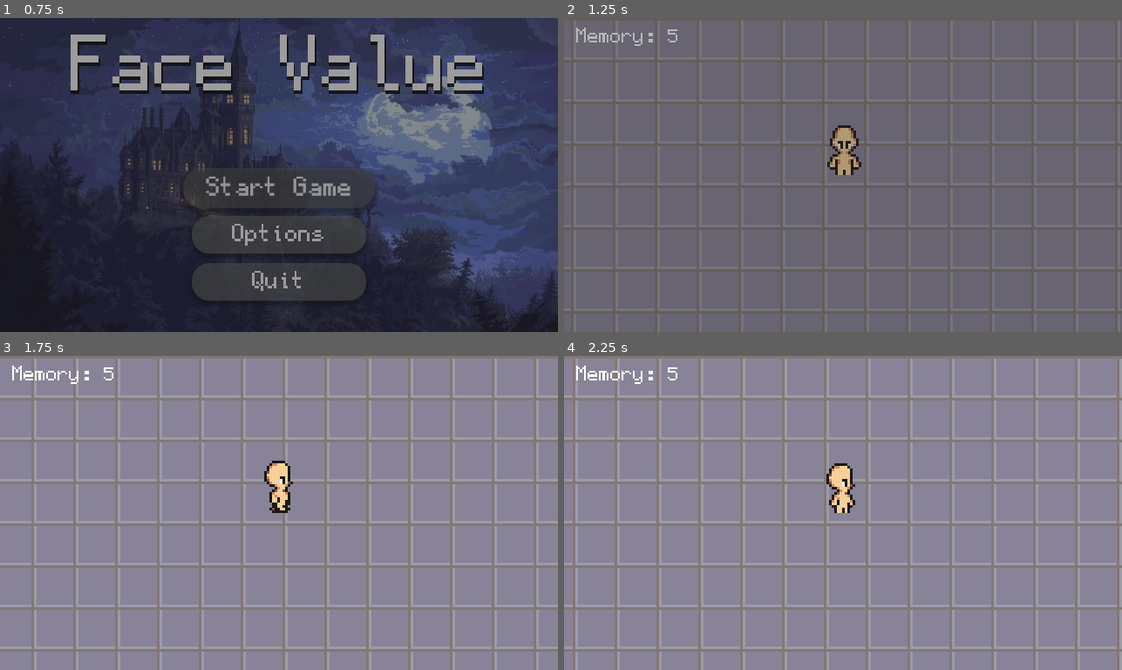
Above: before the commit, frames 1-4 (two rows, left to right).
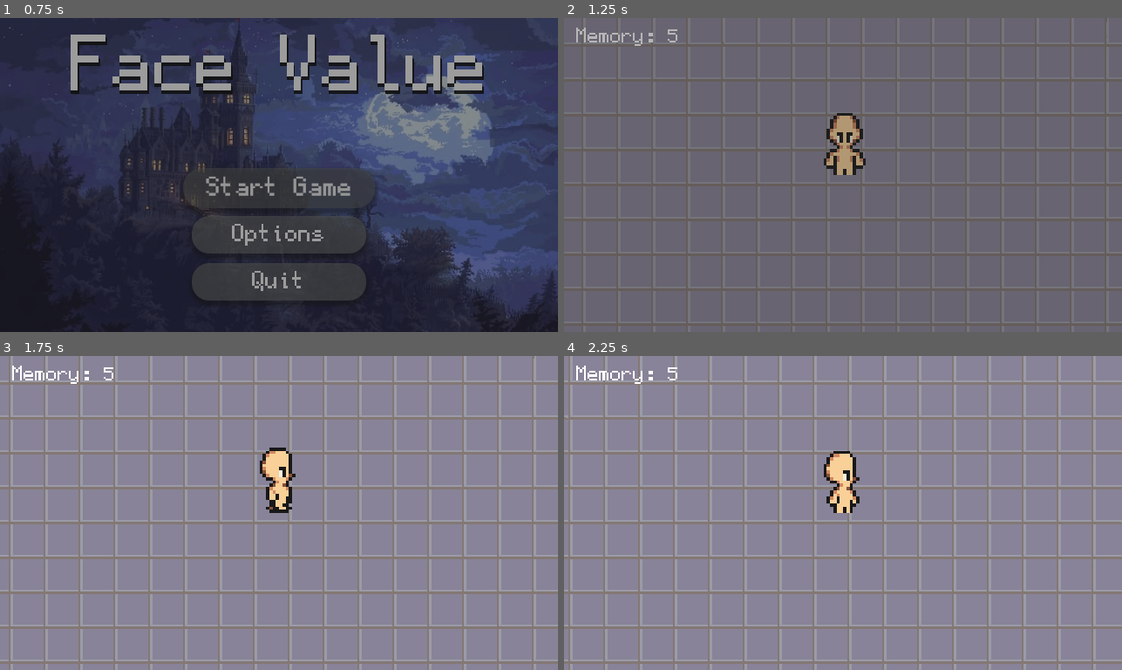
Above: after the commit, the same moments.

Repository: FastEverLast/testgame
Game: Godot game, scene res://scenes/menu/main_menu.tscn
The game is run twice, just before and just after one commit, with the same random seed, the same clock (stepped at 60 frames per second) and the same inputs.
Inputs (mouse positions are in pixels of both pictures, inside the frame that each line leads up to):
- Up to frame 1 (0.75 s): click "Start Game" at 0.5 s
- Up to frame 2 (1.25 s): no input
- Up to frame 3 (1.75 s): move the mouse to (401, 497) at 1.27 s; hold D (move_right) from 1.28 s (still down); hold 1 (form_base) from 1.28 s (still down); click (401, 497) at 1.42 s
- Up to frame 4 (2.25 s): release D (move_right) at 2 s; release 1 (form_base) at 2 s; drag from (731, 528) to (815, 575) at 2.02 s

Frame 1 is identical in both runs. In frame 2, 4.0% of the frame differs, in the area x 0-100%, y 0-100%; in frame 3, 23%; in frame 4, 23%.

Commit message:
updated Player

Diff:
--- a/scenes/player/player.tscn
+++ b/scenes/player/player.tscn
@@ -154,30 +154,35 @@
 }]
 
 [sub_resource type="CapsuleShape2D" id="CapsuleShape2D_r1pee"]
-radius = 4.5
+radius = 4.3420625
 height = 19.0
 
 [node name="CharacterBody2D" type="CharacterBody2D" unique_id=1894673584]
 collision_mask = 2
 motion_mode = 1
 script = ExtResource("1_dovo2")
+speed = 120
 metadata/_tc_uuid = "1989091544495428667"
 
 [node name="AnimatedSprite2D" type="AnimatedSprite2D" parent="." unique_id=314815248]
 texture_filter = 1
+scale = Vector2(1.5, 1.5)
 sprite_frames = SubResource("SpriteFrames_eu66n")
 animation = &"idle_up"
 offset = Vector2(0, -8)
 metadata/_tc_offline_added = true
 
 [node name="CollisionShape2D" type="CollisionShape2D" parent="." unique_id=2007712537]
-position = Vector2(0.5, -9.5)
+position = Vector2(0.5, -14.5)
+rotation = -0.036651913
+scale = Vector2(1.5, 1.5)
+skew = 0.02617994
 shape = SubResource("CapsuleShape2D_r1pee")
 metadata/_tc_offline_added = true
 metadata/_tc_uuid = "1389435197227948082"
 
 [node name="Camera2D" type="Camera2D" parent="." unique_id=1865295162]
-zoom = Vector2(3, 3)
+zoom = Vector2(2.5, 2.5)
 process_callback = 0
 metadata/_tc_offline_added = true
 metadata/_tc_uuid = "1383486668470256463"
